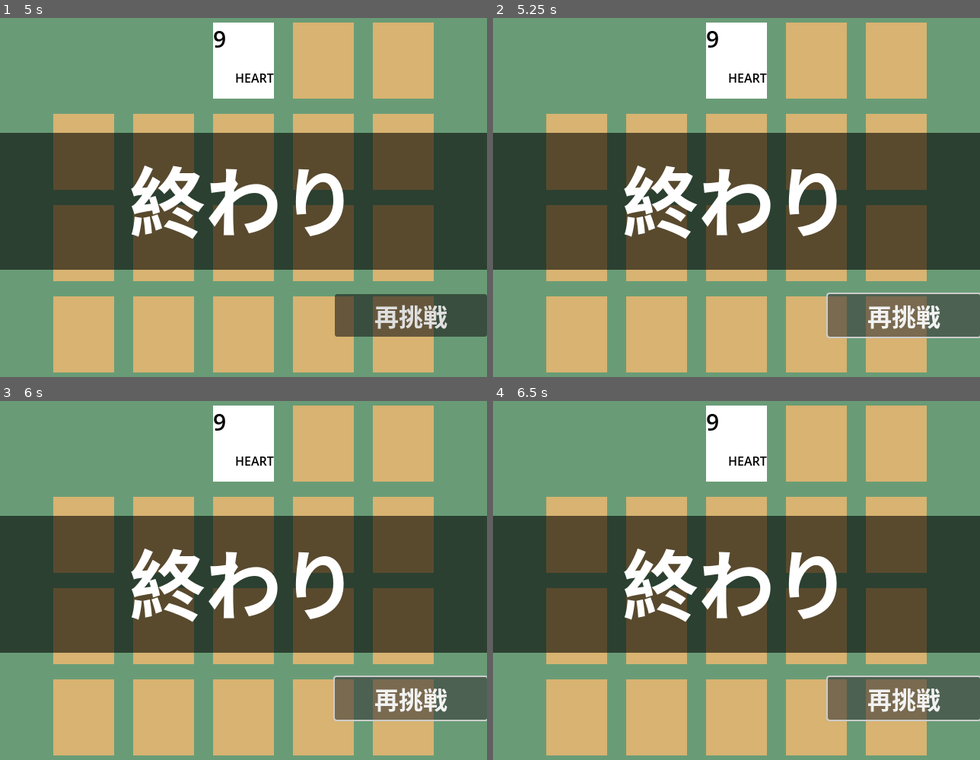
Above: before the commit, frames 1-4 (two rows, left to right).
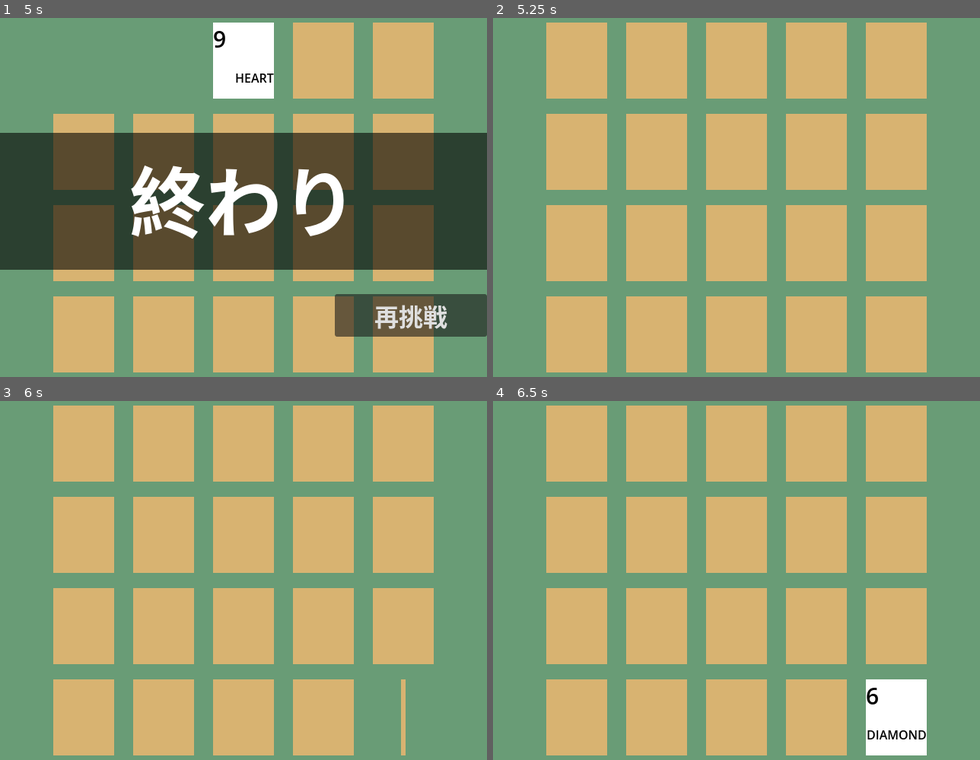
Above: after the commit, the same moments.

Repository: hirohito-doi/godot_concentration_experiment
Game: Godot game, scene res://main.tscn
Same seed, same stepped clock (60 frames per second), same inputs: the game is played once before the commit and once after it.
Inputs (mouse positions are in pixels of both pictures, inside the frame that each line leads up to):
- Up to frame 1 (5 s): click "START" at 0.5 s; click (82, 61) at 1.27 s; click (165, 61) at 2.02 s; click (243, 61) at 2.77 s
- Up to frame 2 (5.25 s): click "再挑戦" at 5 s
- Up to frame 3 (6 s): click (409, 698) at 5.75 s, where only the run before the commit has a clickable "再挑戦"
- Up to frame 4 (6.5 s): no input

Frame 1 is identical in both runs. In frame 2, 50% of the frame differs, in the area x 0-100%, y 1-90%; in frame 3, 51%, in the area x 0-100%, y 1-99%; in frame 4, 51%.

Commit message:
再戦処理の実装

Diff:
--- a/app/main.gd
+++ b/app/main.gd
@@ -8,9 +8,10 @@
 @onready var deck:Array = utils.create_trump_deck()
 var game_deck_origin:Array
 var game_deck_current:Array
-var obtain_cards:Array
-var obtain_cards_opponent:Array
-var revealing_cards_index:Array
+var obtain_cards:Array = []
+var obtain_cards_opponent:Array = []
+var revealing_cards_index:Array = []
+
 
 func start_game() -> void:
 	# ゲームに使用するカードを決定する
@@ -24,6 +25,19 @@
 		cardInstance.set_property(index, card.number, card.suit)
 		cardInstance.connect('reversed_card', check_reversed_card)
 		$Field.add_child(cardInstance)
+
+
+func restart_game() -> void:
+	# 初期化が必要なデータの対応
+	obtain_cards = []
+
+	# 場のカードインスタンスを削除
+	for c in $Field.get_children():
+		$Field.remove_child(c)
+		c.queue_free()
+
+	# 通常のゲーム開始メソッドを実行する
+	start_game()
 
 func check_reversed_card(index:int) -> void:
 	revealing_cards_index.push_back(index)
--- a/app/main.tscn
+++ b/app/main.tscn
@@ -36,10 +36,11 @@
 
 [node name="StartMenu" parent="." instance=ExtResource("3_gbwy1")]
 
+[node name="Result" parent="." instance=ExtResource("4_rhvqd")]
+
 [node name="CheckTimer" type="Timer" parent="."]
 one_shot = true
 
-[node name="Result" parent="." instance=ExtResource("4_rhvqd")]
-
 [connection signal="start_game" from="StartMenu" to="." method="start_game"]
+[connection signal="restart_game" from="Result" to="." method="restart_game"]
 [connection signal="timeout" from="CheckTimer" to="." method="_on_check_timer_timeout"]
--- a/app/ui/result.gd
+++ b/app/ui/result.gd
@@ -1,7 +1,14 @@
 extends CanvasLayer
+
+signal restart_game
 
 func _ready():
 	$AnimationPlayer.stop()
 
 func show_result():
 	$AnimationPlayer.play("show_result")
+
+
+func _on_button_pressed() -> void:
+	$AnimationPlayer.stop()
+	restart_game.emit()
--- a/app/ui/result.tscn
+++ b/app/ui/result.tscn
@@ -108,3 +108,5 @@
 libraries = {
 "": SubResource("AnimationLibrary_k7wu2")
 }
+
+[connection signal="pressed" from="Button" to="." method="_on_button_pressed"]
